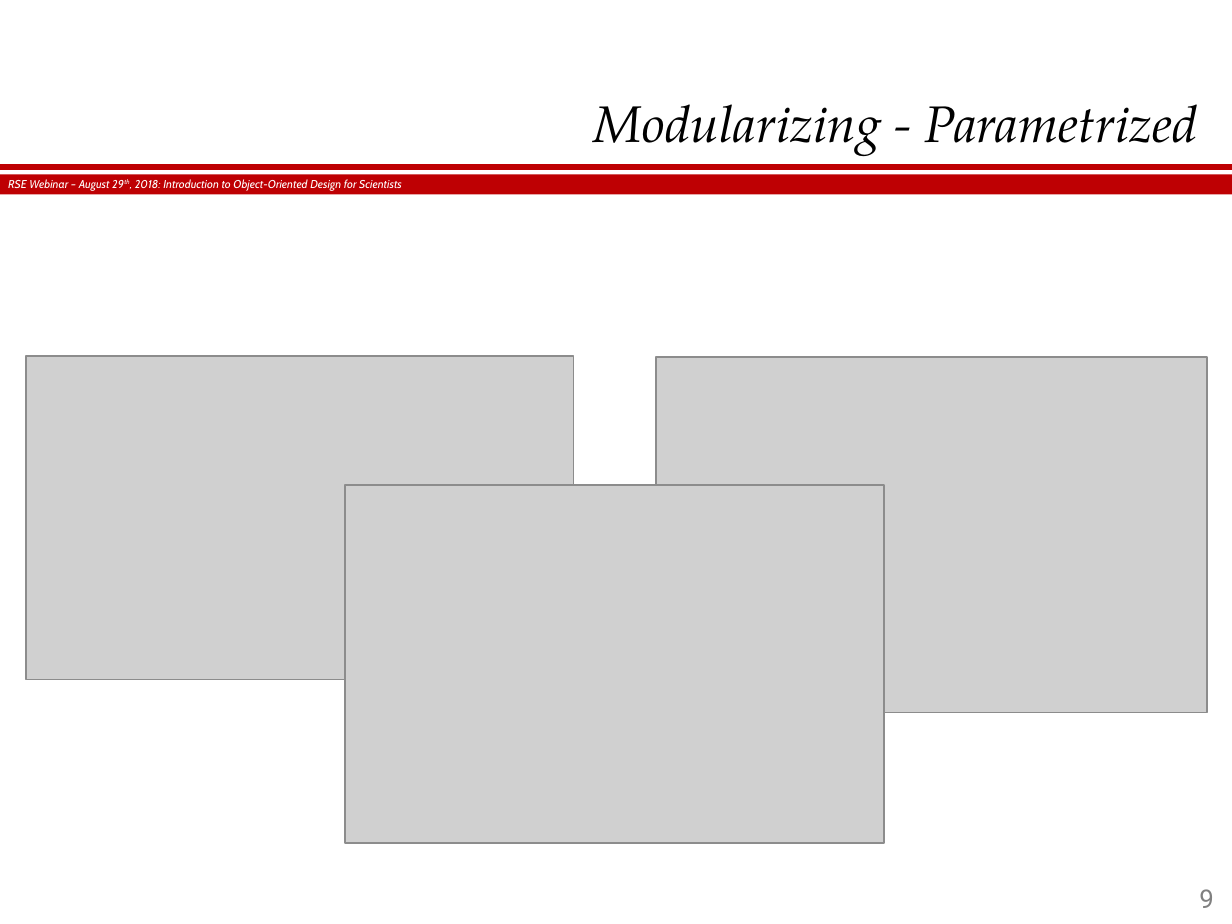
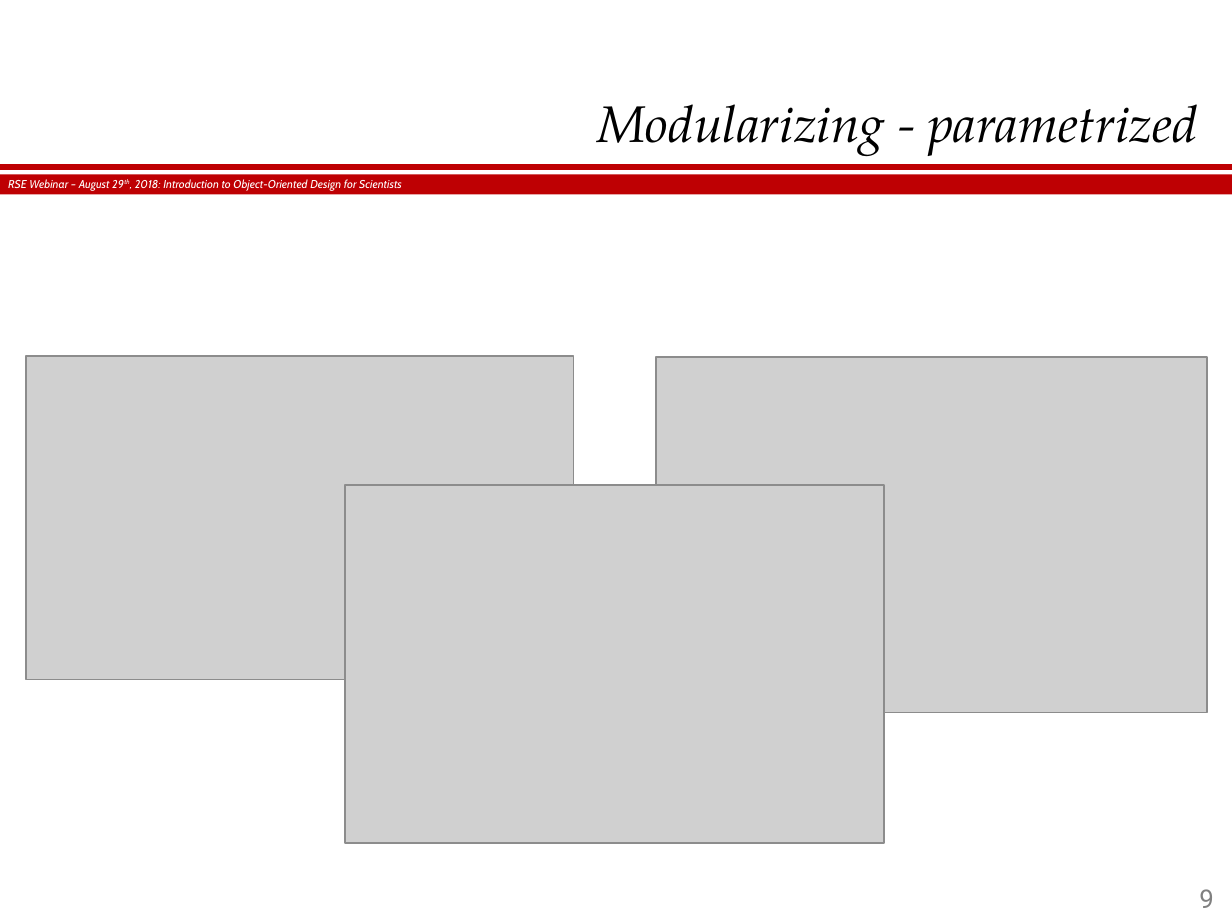
Before and after one commit to hergin/ObjectOrientedMethodology, a slide deck: slide 9 of RSE Webinar - 08.29.2018.pptx. Drawn at 1232x924 pixels with LibreOffice and Linux fonts; fonts in the diff are those of the drawing; grey boxes stand for pictures; background and template pictures are left out. Boxes give left, top, right and bottom in pixels: in the first picture for what was removed or moved away, otherwise in the second. Text is boxed around its words. In the diff, an @@ line names an element or a change of style, - is before the commit and + after.

```diff
--- a/RSE Webinar - 08.29.2018.pptx
+++ b/RSE Webinar - 08.29.2018.pptx
@@ title at [597,104,1198,156]: text changed @@
-Modularizing - Parametrized
+Modularizing - parametrized
```
Also in this commit, not shown: 7 other slides changed, 30 slides added, 4 other files.
